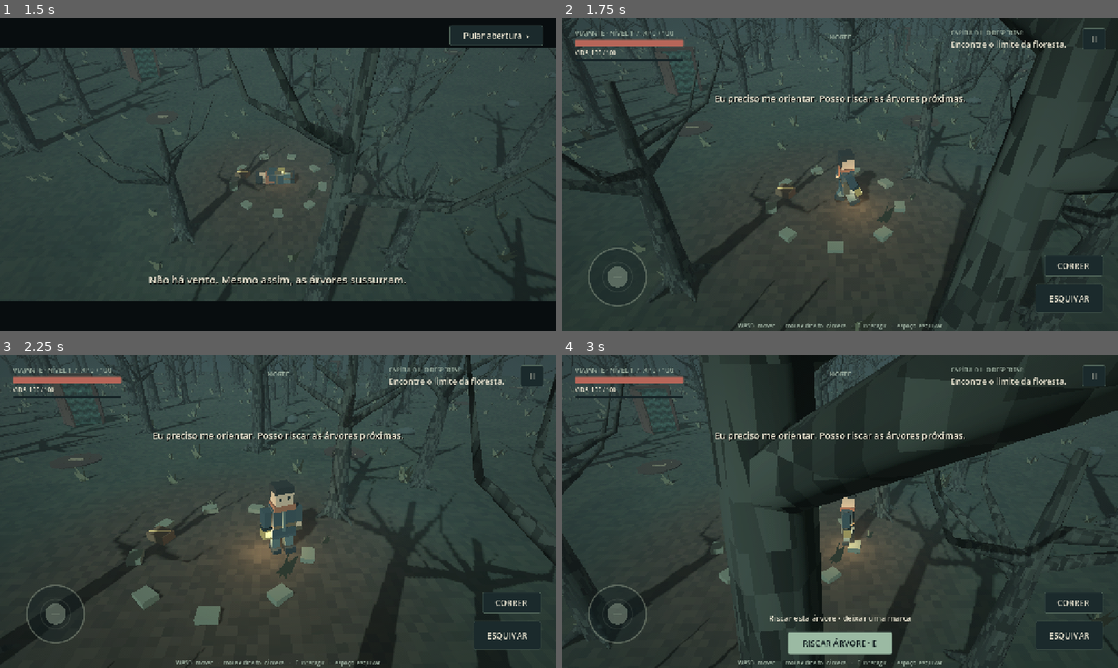
Above: before the commit, frames 1-4 (two rows, left to right).
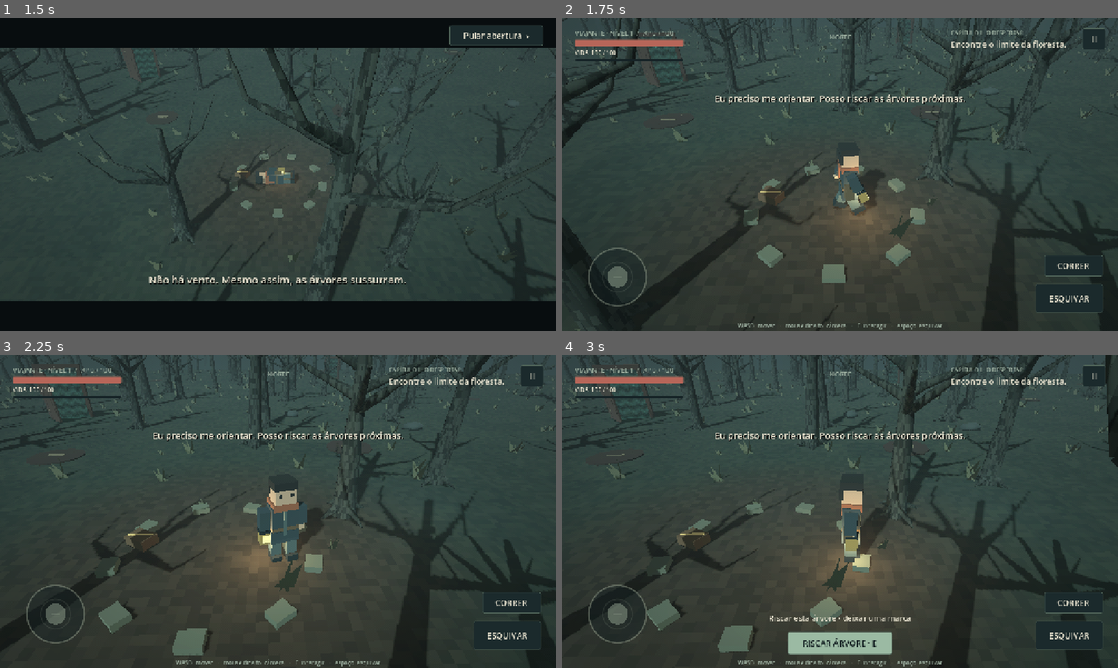
Above: after the commit, the same moments.

Repository: emanoelb5-lgtm/the-last-Linea
Game: Godot game, scene res://scenes/main.tscn
Same seed, same stepped clock (60 frames per second), same inputs: the game is played once before the commit and once after it.
Inputs (mouse positions are in pixels of both pictures, inside the frame that each line leads up to):
- Up to frame 1 (1.5 s): click "Despertar na floresta" at 0.5 s; move the mouse to (400, 158) at 1.27 s; hold D (right) from 1.28 s (still down); hold Space (dodge) from 1.28 s (still down); click (400, 158) at 1.42 s
- Up to frame 2 (1.75 s): keep holding D (right); keep holding Space (dodge); tap E (interact) at 1.55 s
- Up to frame 3 (2.25 s): release D (right) at 2 s; release Space (dodge) at 2 s; drag from (166, 527) to (250, 574) at 2.02 s
- Up to frame 4 (3 s): move the mouse to (895, 442) at 2.77 s; hold D (right) from 2.78 s (still down); hold Shift (sprint) from 2.78 s (still down); click (895, 442) at 2.92 s

Frame 1 is identical in both runs. In frame 2, 18% of the frame differs, in the area x 0-100%, y 0-100%; in frame 3, 15%; in frame 4, 31%.

Commit message:
Validate multitouch, keep camera clear and complete Android export configuration

Diff:
--- a/project.godot
+++ b/project.godot
@@ -36,6 +36,7 @@
 renderer/rendering_method="gl_compatibility"
 renderer/rendering_method.mobile="gl_compatibility"
 textures/default_filters/use_nearest_mipmap_filter=false
+textures/vram_compression/import_etc2_astc=true
 textures/canvas_textures/default_texture_filter=0
 anti_aliasing/quality/msaa_3d=0
 anti_aliasing/quality/screen_space_aa=0
--- a/scripts/forest.gd
+++ b/scripts/forest.gd
@@ -152,6 +152,20 @@
 			body.add_child(cs)
 			add_child(body)
 			body.position = pos
+			# A separate camera layer covers upper branches without making the
+			# player collide with empty air around a tree's base.
+			var camera_body := StaticBody3D.new()
+			camera_body.collision_layer = 2
+			camera_body.collision_mask = 0
+			var camera_shape := CollisionShape3D.new()
+			var camera_volume := CylinderShape3D.new()
+			camera_volume.radius = 1.25
+			camera_volume.height = 11.0
+			camera_shape.shape = camera_volume
+			camera_shape.position.y = 5.5
+			camera_body.add_child(camera_shape)
+			add_child(camera_body)
+			camera_body.position = pos
 			trees.append({"id": id, "position": pos, "marked": false})
 	for id in State.marks:
 		mark_tree(id)
--- a/scripts/game.gd
+++ b/scripts/game.gd
@@ -33,6 +33,7 @@
 var interact_button: Button
 var dodge_button: Button
 var sprint_button: Button
+var pause_button: Button
 var fps_label: Label
 var update_label: Label
 var update_button: Button
@@ -48,6 +49,7 @@
 var booted := false
 
 func _ready() -> void:
+	mouse_filter = Control.MOUSE_FILTER_IGNORE
 	setup_input()
 	build_view()
 	build_hud()
@@ -216,6 +218,8 @@
 	compass_label.horizontal_alignment = HORIZONTAL_ALIGNMENT_CENTER
 	hud.add_child(compass_label)
 	var pause := button("II",show_pause)
+	pause_button = pause
+	pause.focus_mode = Control.FOCUS_NONE
 	pause.set_anchors_and_offsets_preset(Control.PRESET_TOP_RIGHT)
 	pause.position = Vector2(-82,24)
 	pause.size = Vector2(54,48)
@@ -247,6 +251,8 @@
 	sprint_button.position = Vector2(-169,-174)
 	sprint_button.size = Vector2(134,48)
 	hud.add_child(sprint_button)
+	for action_button in [interact_button,dodge_button,sprint_button]:
+		action_button.focus_mode = Control.FOCUS_NONE
 	var help := label("WASD  mover   ·   mouse direito  câmera   ·   E  interagir   ·   espaço  esquivar",13,MUTED)
 	help.set_anchors_and_offsets_preset(Control.PRESET_CENTER_BOTTOM)
 	help.position = Vector2(-360,-21)
@@ -622,6 +628,23 @@
 	cam_yaw -= delta.x * 0.005 * float(State.settings.sensitivity)
 	cam_pitch = clampf(cam_pitch + delta.y * 0.003 * float(State.settings.sensitivity),0.2,0.95)
 
+func _input(event: InputEvent) -> void:
+	if mode != "play" or not booted:
+		return
+	# Ordinary GUI Buttons use mouse emulation, which only follows one finger.
+	# Handle gameplay actions as real touch events so the joystick can stay held.
+	if event is InputEventScreenTouch and event.pressed:
+		for action_button in [interact_button,dodge_button,sprint_button,pause_button]:
+			if action_button.visible and not action_button.disabled and action_button.get_global_rect().has_point(event.position):
+				get_viewport().set_input_as_handled()
+				if action_button.toggle_mode:
+					action_button.button_pressed = not action_button.button_pressed
+				action_button.pressed.emit()
+				return
+	elif (event is InputEventMouseButton or event is InputEventMouseMotion) and event.device == -1:
+		# Avoid delivering a synthetic click after the same touch action.
+		get_viewport().set_input_as_handled()
+
 func _unhandled_input(event: InputEvent) -> void:
 	if event.is_action_pressed("pause"):
 		if mode == "play": show_pause()
@@ -720,7 +743,7 @@
 	camera_target = camera_target.lerp(target,1.0-exp(-delta*9))
 	var offset := Vector3(sin(cam_yaw)*cos(cam_pitch),sin(cam_pitch),cos(cam_yaw)*cos(cam_pitch))*8.8
 	var desired := camera_target + offset
-	var query := PhysicsRayQueryParameters3D.create(camera_target,desired,1,[player.get_rid()])
+	var query := PhysicsRayQueryParameters3D.create(camera_target,desired,3,[player.get_rid()])
 	var hit := forest.get_world_3d().direct_space_state.intersect_ray(query)
 	if not hit.is_empty():
 		desired = hit.position + (camera_target-hit.position).normalized()*0.35
--- a/tests/runner.gd
+++ b/tests/runner.gd
@@ -11,6 +11,7 @@
 		print("PASS: ",title)
 
 func _ready() -> void:
+	get_tree().root.size = Vector2i(1280,720)
 	await get_tree().process_frame
 	State.new_game()
 	var game = load("res://scenes/main.tscn").instantiate()
@@ -26,6 +27,36 @@
 	verify(game.forest.trees.size() == 240,"deterministic forest has all 240 markable trees")
 	verify(game.forest.doors.size() == 4 and game.forest.traps.size() == 14,"doors and hazards are present")
 	verify(game.forest.echo_positions.size() == 3,"three optional story memories")
+	var contact := InputEventScreenTouch.new()
+	contact.index = 0
+	contact.position = Vector2(128,596)
+	contact.pressed = true
+	get_viewport().push_input(contact,true)
+	var drag := InputEventScreenDrag.new()
+	drag.index = 0
+	drag.position = Vector2(160,570)
+	drag.relative = Vector2(32,-26)
+	get_viewport().push_input(drag,true)
+	Input.flush_buffered_events()
+	await get_tree().process_frame
+	var second_contact := InputEventScreenTouch.new()
+	second_contact.index = 1
+	second_contact.position = game.dodge_button.get_global_rect().get_center()
+	second_contact.pressed = true
+	get_viewport().push_input(second_contact,true)
+	Input.flush_buffered_events()
+	await get_tree().process_frame
+	verify(game.touch.movement.length() > 0.1 and game.player.dodge_cooldown > 0,"two fingers can hold movement and trigger a dodge simultaneously")
+	var release: InputEventScreenTouch = contact.duplicate()
+	var second_release: InputEventScreenTouch = second_contact.duplicate()
+	release.pressed = false
+	second_release.pressed = false
+	get_viewport().push_input(release,true)
+	get_viewport().push_input(second_release,true)
+	Input.flush_buffered_events()
+	game.touch.reset()
+	game.player.dodge_time = 0
+	game.player.dodge_cooldown = 0
 	# Exercise actual CharacterBody movement and collisions via the InputMap.
 	Input.action_press("forward")
 	await get_tree().create_timer(0.7).timeout
Not shown, changed: native-updater/src/main/AndroidManifest.xml
Not shown, added: native-updater/src/main/java/online/b5solucoes/linea/updater/LineaUpdateProvider.java
